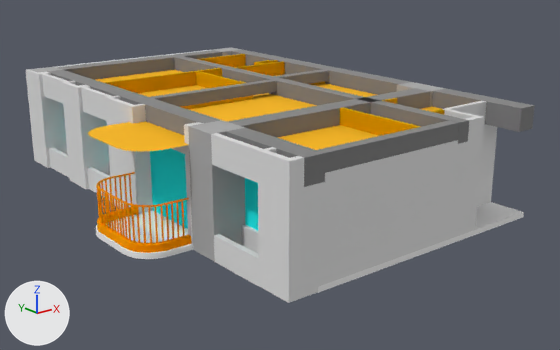
An edit to the glTF model LP_3BR_M.gltf, drawn before and after from the same camera.
The view is the same before and after, from a 50 mm lens placed at (-8.25, -11.92, 7.77), pointed at (6.07, 5.97, 0.61). Arrows for +X, +Y and +Z are at lower left; the lights stay in place. The older version comes first.

Before the edit, the objects in view are built like this:
```python
ob_mesh_105 = bpy.data.objects.new('Mesh_105', me_mesh_105)
ob_mesh_105.location = (0.0, 0.0, 0.0)
ob_mesh_107 = bpy.data.objects.new('Mesh_107', me_mesh_107)
ob_mesh_107.location = (0.0, 0.0, 0.0)
ob_mesh_108 = bpy.data.objects.new('Mesh_108', me_mesh_108)
ob_mesh_108.location = (0.0, 0.0, 0.0)
ob_mesh_110 = bpy.data.objects.new('Mesh_110', me_mesh_110)
ob_mesh_110.location = (0.0, 0.0, 0.0)
ob_mesh_112 = bpy.data.objects.new('Mesh_112', me_mesh_112)
ob_mesh_112.location = (0.0, 0.0, 0.0)
ob_mesh_113 = bpy.data.objects.new('Mesh_113', me_mesh_113)
ob_mesh_113.location = (0.0, 0.0, 0.0)
ob_mesh_94 = bpy.data.objects.new('Mesh_94', me_mesh_94)
ob_mesh_94.location = (0.0, 0.0, 0.0)
# also in view: 'Mesh_55' at (1.71, 12.24, 2.88); 'Mesh_96' at (4.76, 0.15, 3.03); 'Mesh_53' at (2.04, 5.41, 1.2); 'Mesh_36' at (2.04, 3.39, 1.62); 'Mesh_57' at (1.61, 1.99, 2.88)
```
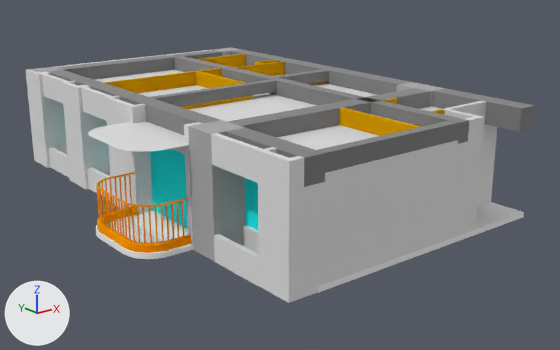
What differs and where, as boxes (x1, y1, x2, y2) in the pictures (560 x 350 px):
'Mesh_105', recoloured (lighter): (88, 121, 188, 152) in both
'Mesh_112', recoloured (lighter): (95, 70, 317, 122) in both
'Mesh_107', recoloured (lighter): (277, 125, 378, 150) in both
'Mesh_113', recoloured (lighter): (138, 85, 208, 97) in both
'Mesh_108', recoloured (lighter): (314, 83, 377, 97) in both
'Mesh_117', recoloured: (421, 106, 441, 111) in both

Edits to the bpy script that builds the scene:
```text
Change mat_custom__1___imported:
    mat_custom__1___imported.base_color: (1.0, 0.498, 0.0) -> (0.745, 0.745, 0.745)  # yellow #ffbb00 -> light grey #e0e0e0
```
